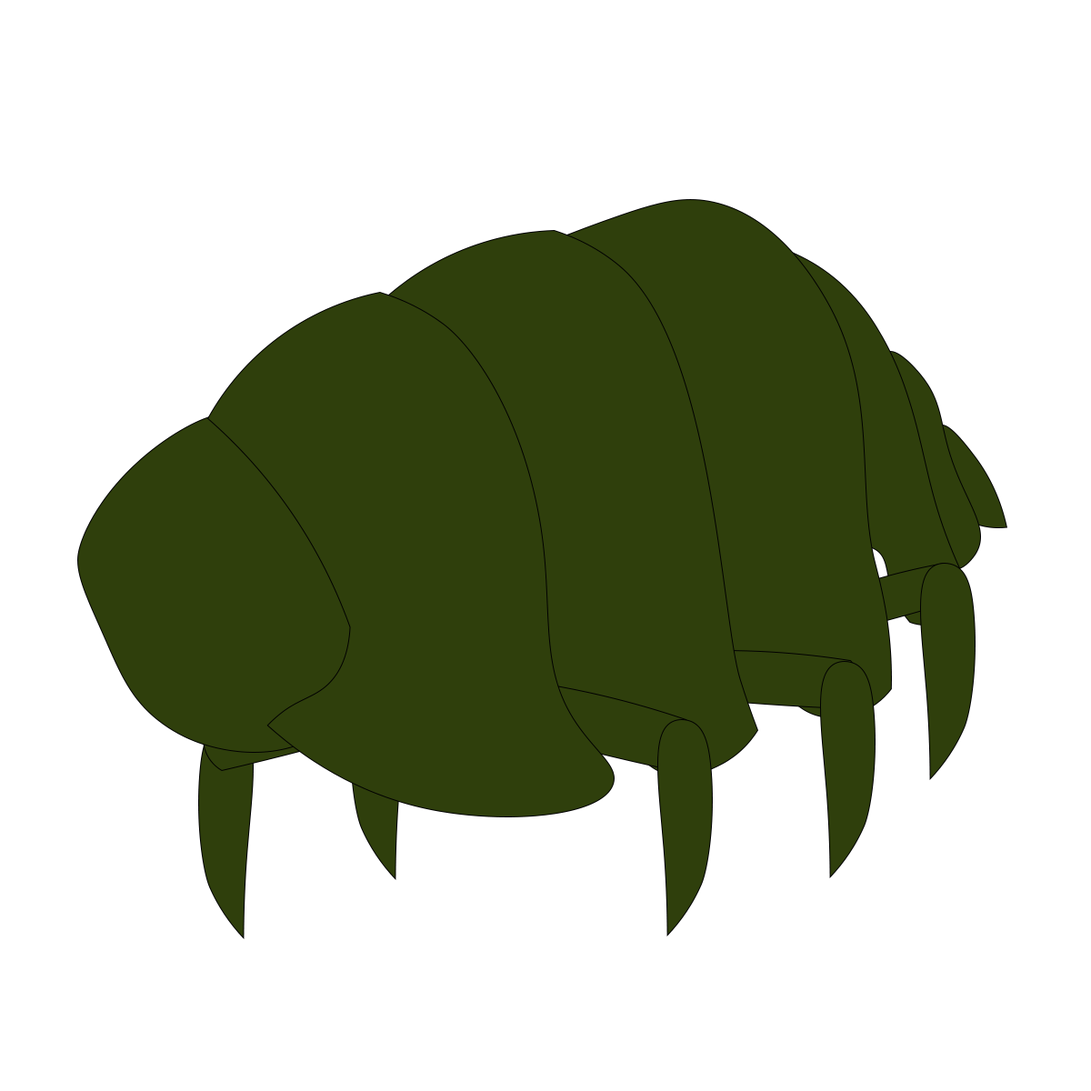
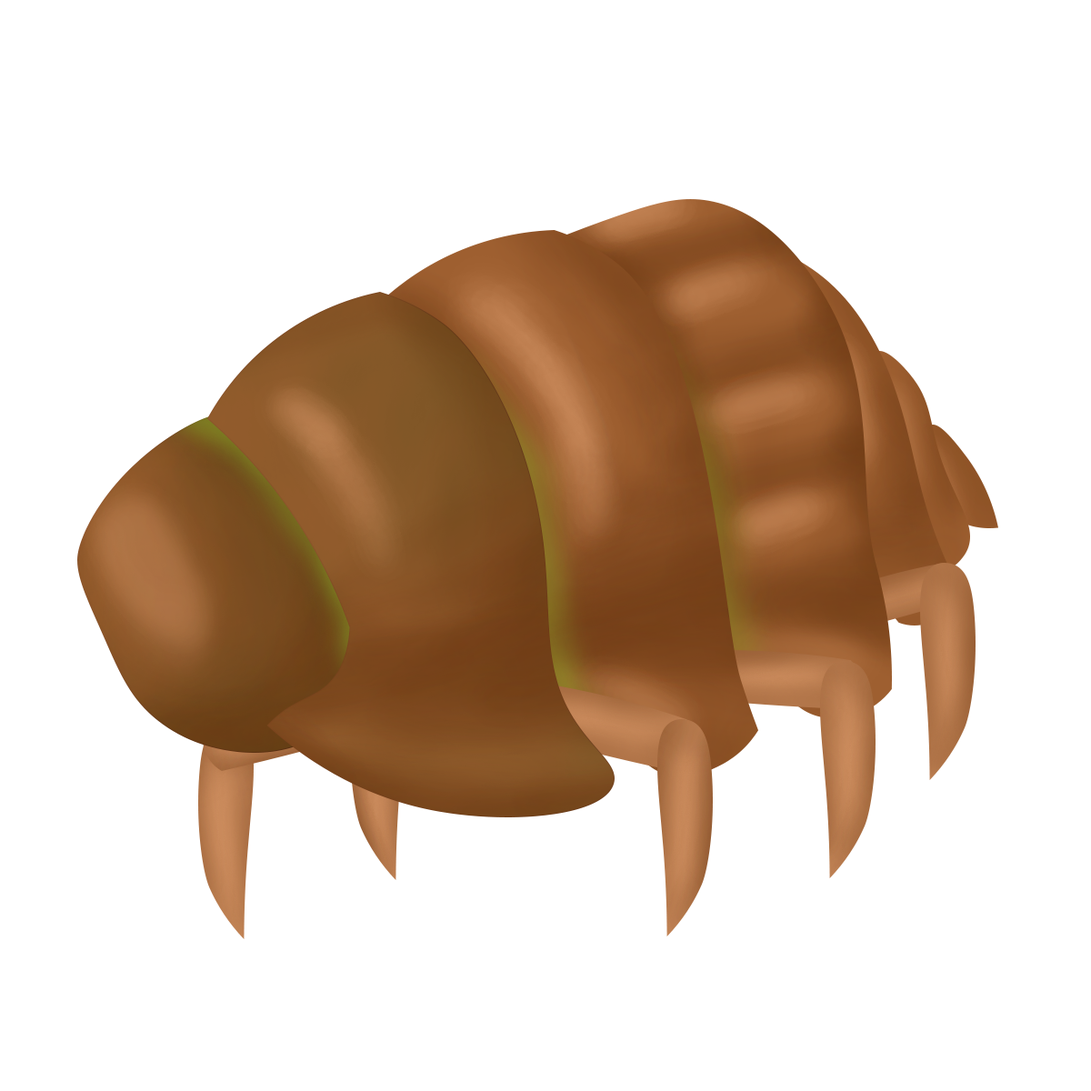
The second w=1091, h=1091 image is a revision of the first. Changes to its layers:
removed layer "Concha_1" from group "Sprites" over [207, 291, 615, 818]
added layer "Camada 8" in group "Sprites" over [207, 291, 615, 818]
removed layer "Forma 8" (1st of 6, in "Sprites" › "Frente_P_D") from group "Frente_P_D" over [483, 675, 693, 772]
removed layer "Concha_2" from group "Sprites" over [374, 230, 759, 777]
added layer "Camada 36" in group "Frente_P_D" over [483, 675, 693, 772]
added layer "Camada 11" in group "Sprites" over [374, 230, 759, 777]
removed layer "Concha_3" from group "Sprites" over [550, 199, 893, 719]
added layer "Camada 10" in group "Sprites" over [389, 199, 893, 812]
removed layer "InicioRabo" from group "Sprites" over [744, 239, 969, 626]
removed layer "MeioRabo" from group "Sprites" over [880, 351, 982, 571]
removed layer "Cabeça" from group "Sprites" over [77, 414, 376, 754]
added layer "Camada 15" in group "Sprites" over [734, 239, 958, 626]
added layer "Camada 16" in group "Sprites" over [869, 351, 971, 571]
added layer "Camada 9" in group "Sprites" over [77, 414, 376, 754]
moved "Frente_P_E" above "Meio_P_E" over [198, 673, 411, 940]
removed layer "Forma 8" (6th of 6, in "Sprites" › "Frente_P_E") from group "Frente_P_E" over [202, 673, 411, 772]
added layer "Camada 20" in group "Frente_P_E" over [202, 673, 411, 772]
moved "Meio_P_E" above "Traz_P_E" over [350, 641, 574, 881]
removed layer "Forma 8" (5th of 6, in "Sprites" › "Meio_P_E") from group "Meio_P_E" over [354, 641, 574, 708]
added layer "Camada 22" in group "Meio_P_E" over [354, 641, 574, 708]
removed layer "Forma 8" (4th of 6, in "Sprites" › "Traz_P_E") from group "Traz_P_E" over [566, 584, 785, 678]
removed layer "Forma 9" (4th of 6, in "Sprites" › "Traz_P_E") from group "Traz_P_E" over [533, 583, 611, 799]
added layer "Camada 24" in group "Traz_P_E" over [566, 584, 785, 678]
added layer "Camada 23" in group "Traz_P_E" over [533, 583, 611, 799]
…and 16 more changes (8 added, 8 removed)
